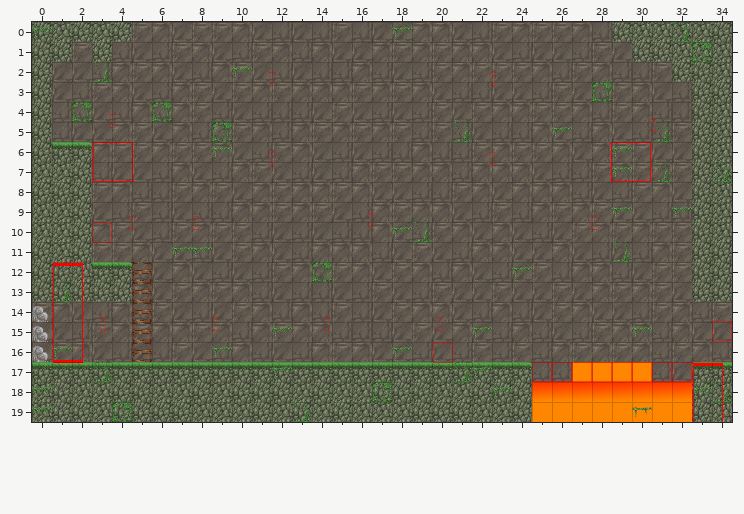
One commit to this Tiled map (JSON): assets/tilemaps/Boss.json. The first picture shows the starting point.
Cells are 32x32 px. Shown: x 0..34, y 0..19.
The result:
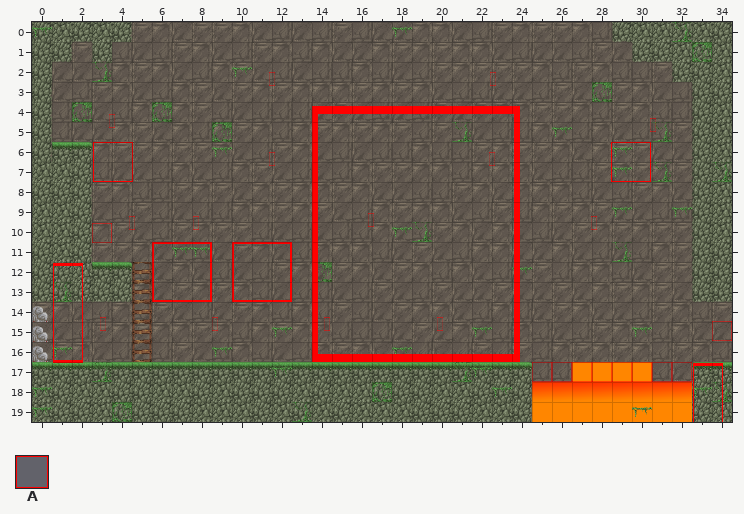
Key: from "objects": A 7.
Objects are placed by their top-left corner, in cells (3,4 is the top-left corner of cell 3,4); size is 1x1 cell unless given.
Commit message: loaded in boss/ hands and linked lever to him
Edits made:
Layer "Boss_Hands" (added):
A new object: A at 6,11 size 3x3.
A new object: A at 10,11 size 3x3.
Layer "Boss":
Object A at 20.1,16.1 becomes A at 14,4.2 size 10.4x12.8.
